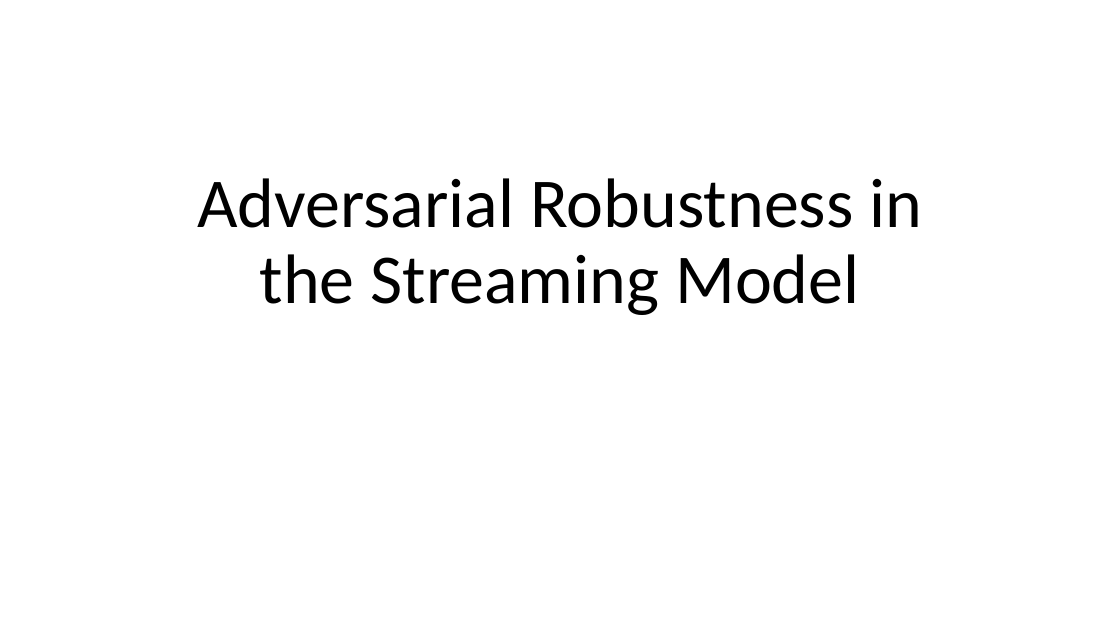
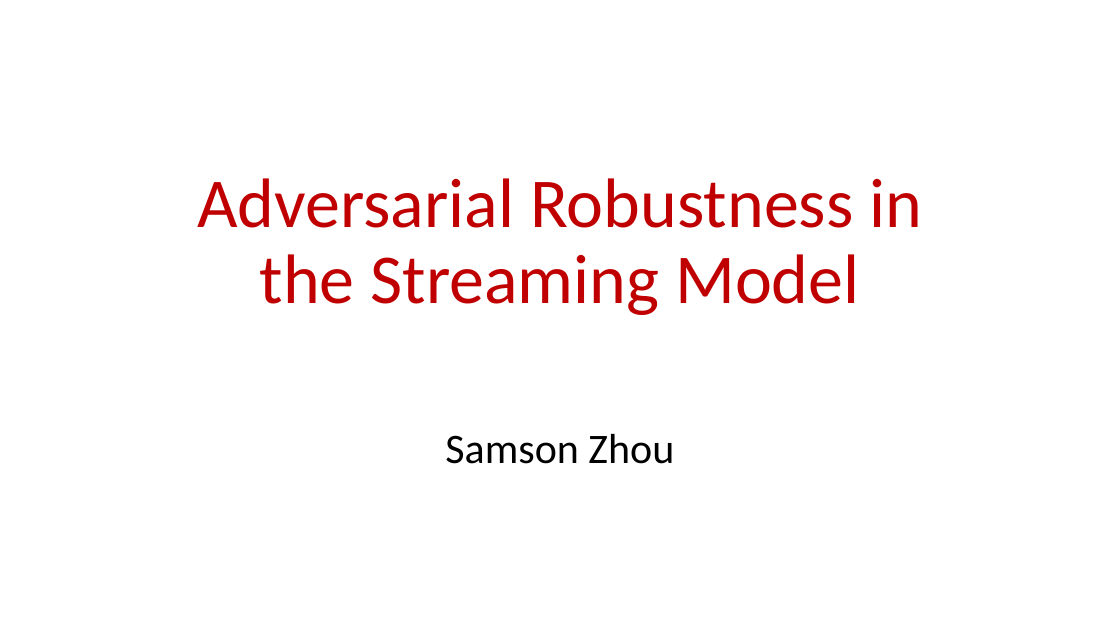
Before and after one commit to samsonzhou/samsonzhou.github.io, a slide deck: slide 1 of other-talks/Adversarial Robustness in the Streaming Model.pptx. Drawn at 1120x630 pixels with LibreOffice and Linux fonts; fonts in the diff are those of the drawing. Boxes give left, top, right and bottom in pixels: in the first picture for what was removed or moved away, otherwise in the second. Text is boxed around its words. In the diff, an @@ line names an element or a change of style, - is before the commit and + after.

```diff
--- a/other-talks/Adversarial Robustness in the Streaming Model.pptx
+++ b/other-talks/Adversarial Robustness in the Streaming Model.pptx
@@ title "Adversarial Robustness in the Streaming ..." at <box>197,178,922,315</box>: text colour #000000 to #C00000 @@
@@ subtitle added at <box>445,434,674,464</box>, 36 pt, text #000000 @@
+Samson Zhou
```
Also in this commit, not shown: 22 slides added, 3 slides removed, 1 other file.
